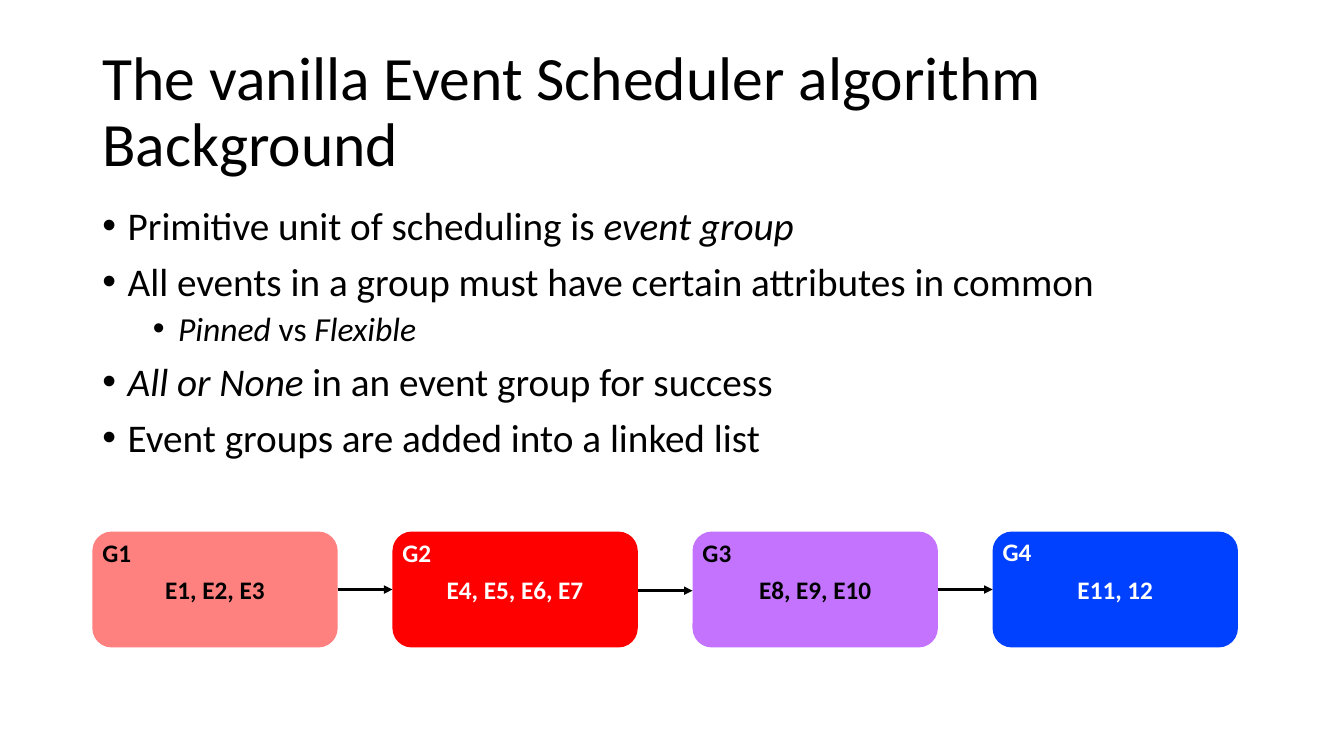
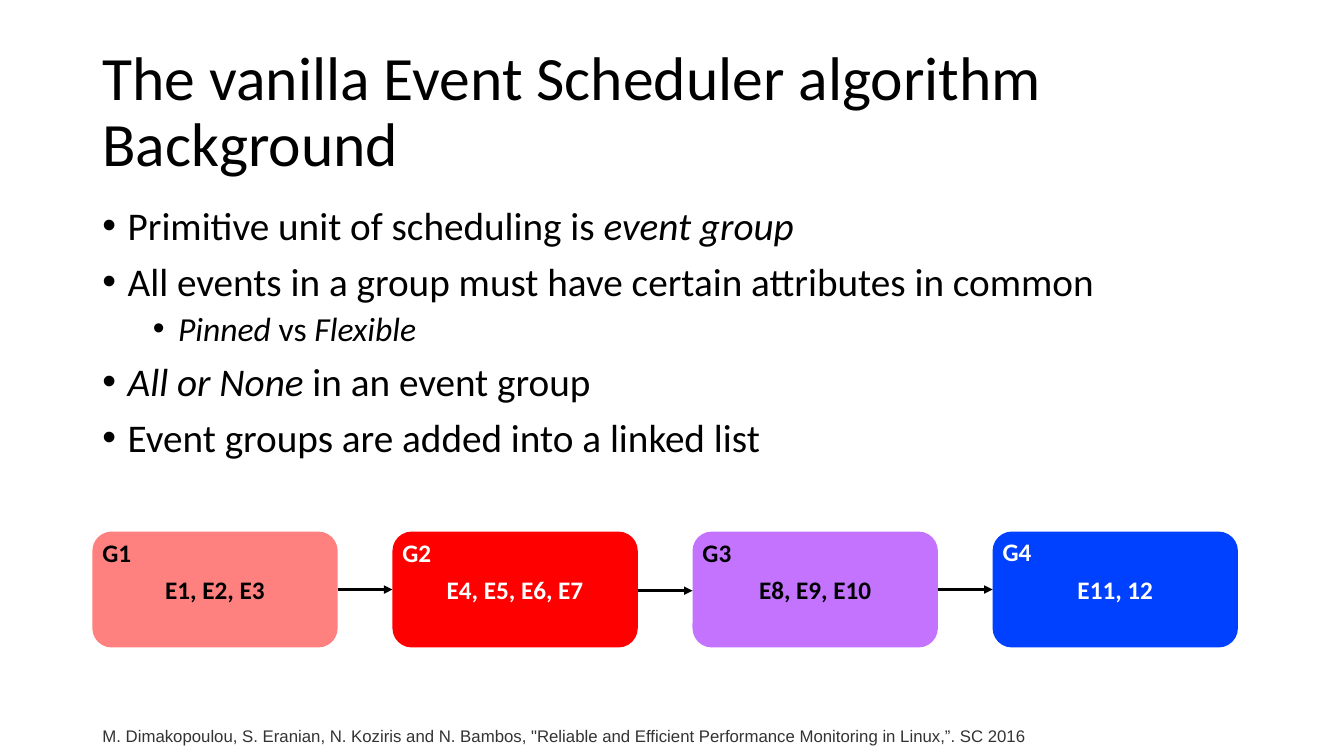
Before and after one commit to lienzhuzhu/project-522, a slide deck: slide 8 of midterm.pptx. Drawn at 1344x756 pixels with LibreOffice and Linux fonts; fonts in the diff are those of the drawing. Boxes give left, top, right and bottom in pixels: in the first picture for what was removed or moved away, otherwise in the second. Text is boxed around its words. In the diff, an @@ line names an element or a change of style, - is before the commit and + after.

Commit message:
LZ finished first set of slides

```diff
--- a/midterm.pptx
+++ b/midterm.pptx
@@ text at bbox=[128, 368, 590, 403]: text changed @@
-• All or None in an event group for success
+• All or None in an event group
@@ text added at bbox=[102, 730, 1025, 746], 12 pt, text #333333 @@
+M. Dimakopoulou, S. Eranian, N. Koziris and N. Bambos, "Reliable and Efficient Performance Monitoring in Linux,”. SC 2016
```
